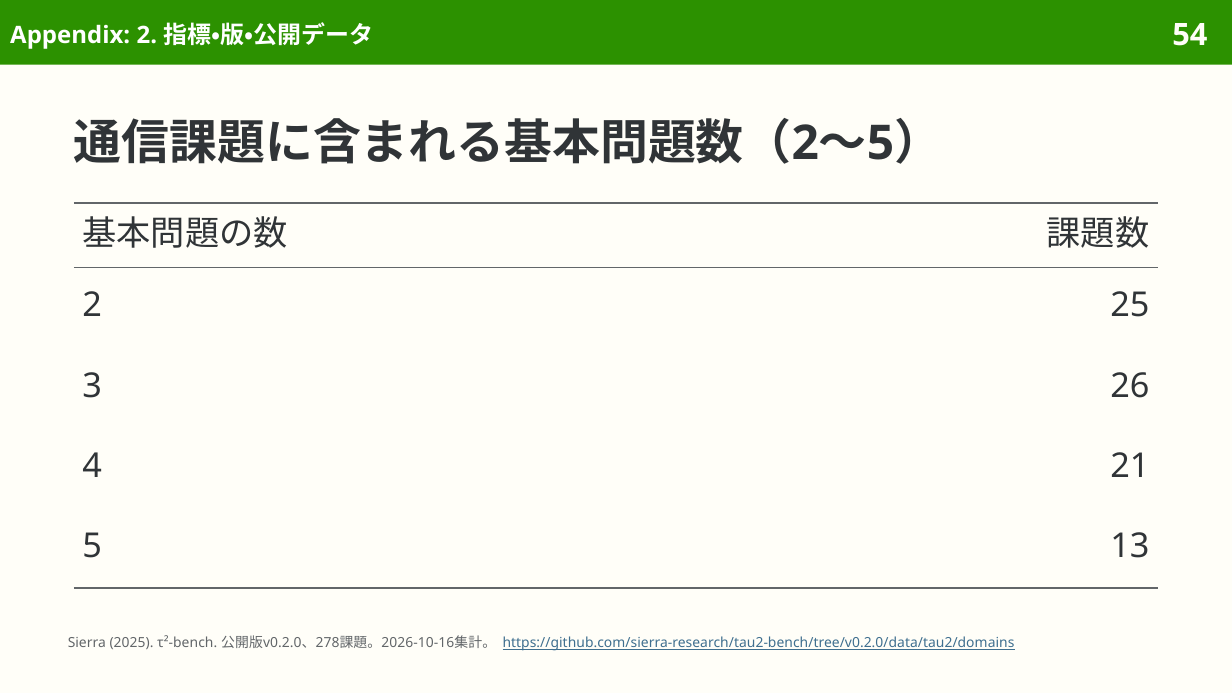
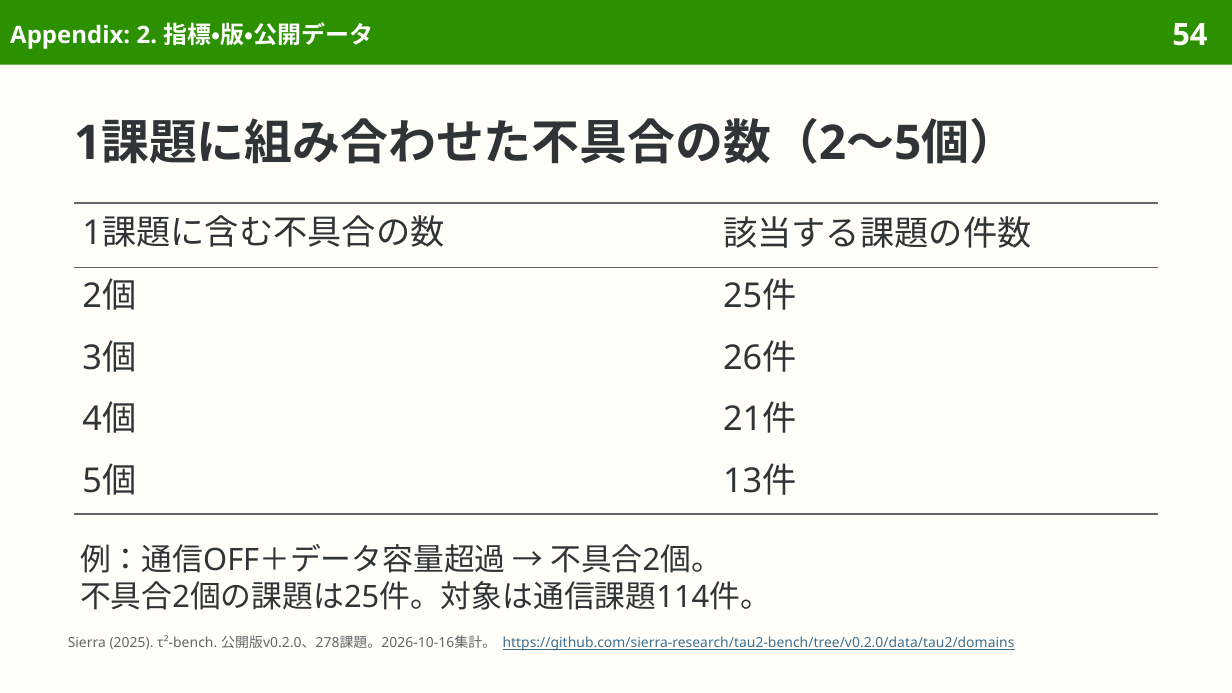
Before and after one commit to sasakiy84/datasets-in-10-minutes, a slide deck: slide 54 of slides/datasets-in-10-minutes-tau2-bench.pptx. Drawn at 1232x693 pixels with LibreOffice and Linux fonts; fonts in the diff are those of the drawing. Boxes give left, top, right and bottom in pixels: in the first picture for what was removed or moved away, otherwise in the second. Text is boxed around its words. In the diff, an @@ line names an element or a change of style, - is before the commit and + after.

```diff
--- a/slides/datasets-in-10-minutes-tau2-bench.pptx
+++ b/slides/datasets-in-10-minutes-tau2-bench.pptx
@@ title at (74, 118, 1017, 164): text changed @@
-通信課題に含まれる基本問題数（2〜5）
+1課題に組み合わせた不具合の数（2〜5個）
@@ table removed at (74, 203, 1158, 588), 5 rows, 2 columns @@
-基本問題の数 | 課題数
-2 | 25
-3 | 26
-4 | 21
-5 | 13
@@ table added at (74, 203, 1158, 514), 5 rows, 2 columns @@
+1課題に含む不具合の数 | 該当する課題の件数
+2個 | 25件
+3個 | 26件
+4個 | 21件
+5個 | 13件
@@ text added at (80, 544, 771, 610), 18 pt, text #303437 @@
+例：通信OFF＋データ容量超過 → 不具合2個。
+不具合2個の課題は25件。対象は通信課題114件。
```
Also in this commit, not shown: 2 other slides changed, 3 other files.
